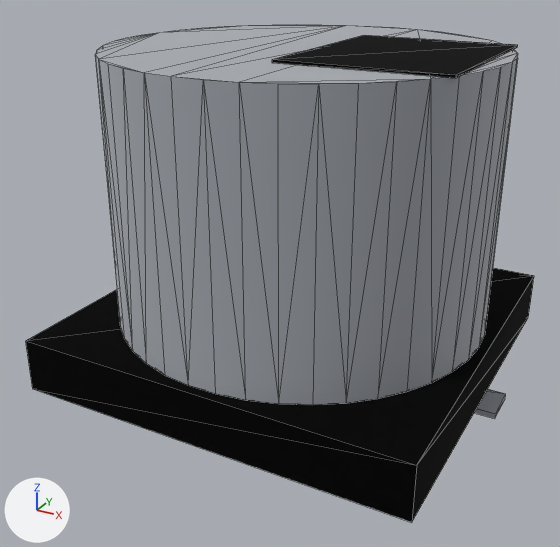
An edit to the glTF model parts/capacitor-electrolytic-smd/capacitor-electrolytic-smd.glb, drawn before and after from the same camera.
Rendered twice from a camera (50 mm lens) standing at (0.0056, -0.01098, 0.00701) and looking at (-0.00014, -0.00054, 0.00179). Every picture has the same lights, and +X, +Y and +Z are marked at lower left. The picture after the commit comes second. Mesh edges are drawn as thin lines. Where no turn or scale is listed for an object, it has been applied to the vertices. Vertices at exactly the same position are counted once.
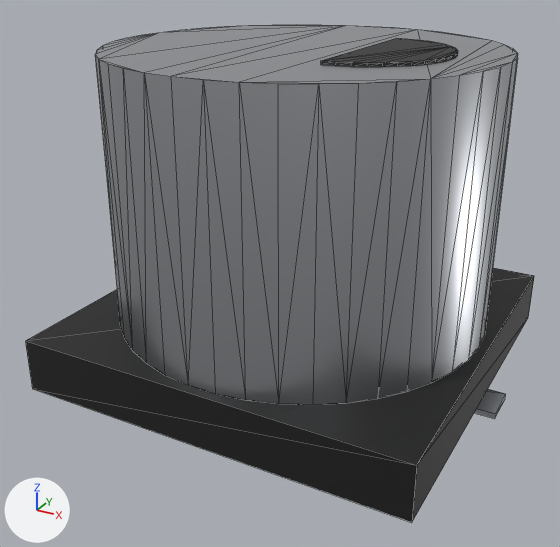
What differs and where, as boxes (x1, y1, x2, y2) in the pictures (560 x 547 px):
'Mesh_1', surface changed
    both: (95, 25, 518, 405)
'Mesh_0', surface changed (lighter)
    both: (25, 268, 534, 522)
'Mesh_2', surface changed, reshaped, moved (44% narrower, 34% shorter)
    before: (272, 35, 518, 78)
    after: (321, 38, 458, 66)
part 1 of me_mesh_2, deleted (black)
    before: (272, 35, 518, 78)
part 2 of me_mesh_2, added
    after: (321, 38, 458, 66)

The edits, one by one:
In material 'mat_0' (mat_mat_0), metallic goes from 1.0 to 0.0.
In material 'mat_0' (mat_mat_0), roughness goes from 1.0 to 0.52.
In material 'mat_1' (mat_mat_1), roughness goes from 1.0 to 0.36.
In material 'mat_2' (mat_mat_2), roughness goes from 1.0 to 0.52.
me_mesh_2 is used by ob_mesh_2; location (0.00158, 0.0, 0.00542).
Verts and faces of me_mesh_2; kept vertices keep their numbers, new ones are numbered from 8.
Before the commit, vertices of me_mesh_2: 0 (-0.00128, -0.00158, 0.00002) at pixel (271, 59), 1 (-0.00128, 0.00158, -0.00002), 2 (-0.00128, -0.00158, -0.00002) at pixel (271, 62), 3 (-0.00128, 0.00158, 0.00002) at pixel (364, 34), 4 (0.00128, -0.00158, 0.00002) at pixel (455, 74).
Before the commit, vertices of me_mesh_2: 5 (0.00128, -0.00158, -0.00002) at pixel (455, 78), 6 (0.00128, 0.00158, -0.00002) at pixel (517, 47), 7 (0.00128, 0.00158, 0.00002) at pixel (517, 44).
me_mesh_2 had 8 vertices, 12 faces and spanned x -0.00128..0.00128, y -0.00158..0.00158, z -0.00002..0.00002.
me_mesh_2 now has 44 vertices, 84 faces and spans x 0.00094..0.00233, y -0.00139..0.00139, z 0.00539..0.00545.
Part 1, on me_mesh_2:
Vertices deleted: 0 to 7 (with the faces that use them).
Part 2, on me_mesh_2:
22 vertices are added at x 0.00094..0.00233, y -0.00139..0.00139, z 0.00539.
22 new vertices lie (0.0, 0.0, 0.00006) away from vertices in x 0.00094..0.00233, y -0.00139..0.00139, z 0.00539.
84 new faces join them.
Object 'Mesh_2' (ob_mesh_2) moves from (0.00158, 0.0, 0.00542) to (0.0, 0.0, 0.0).
